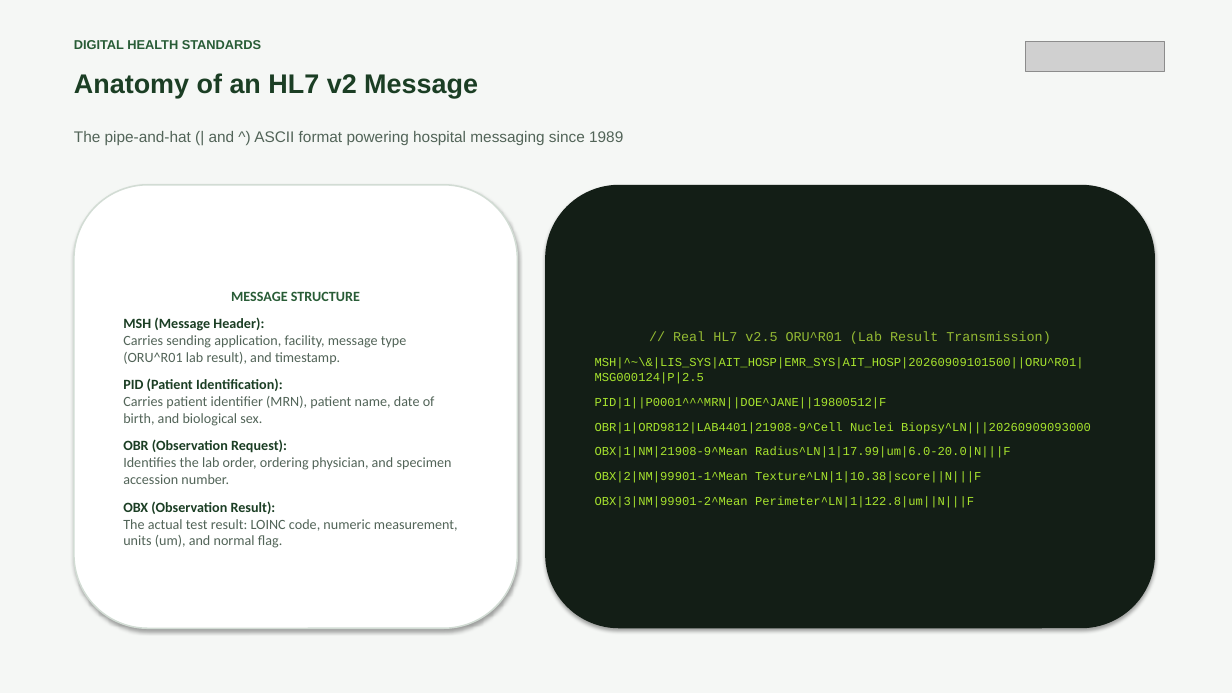
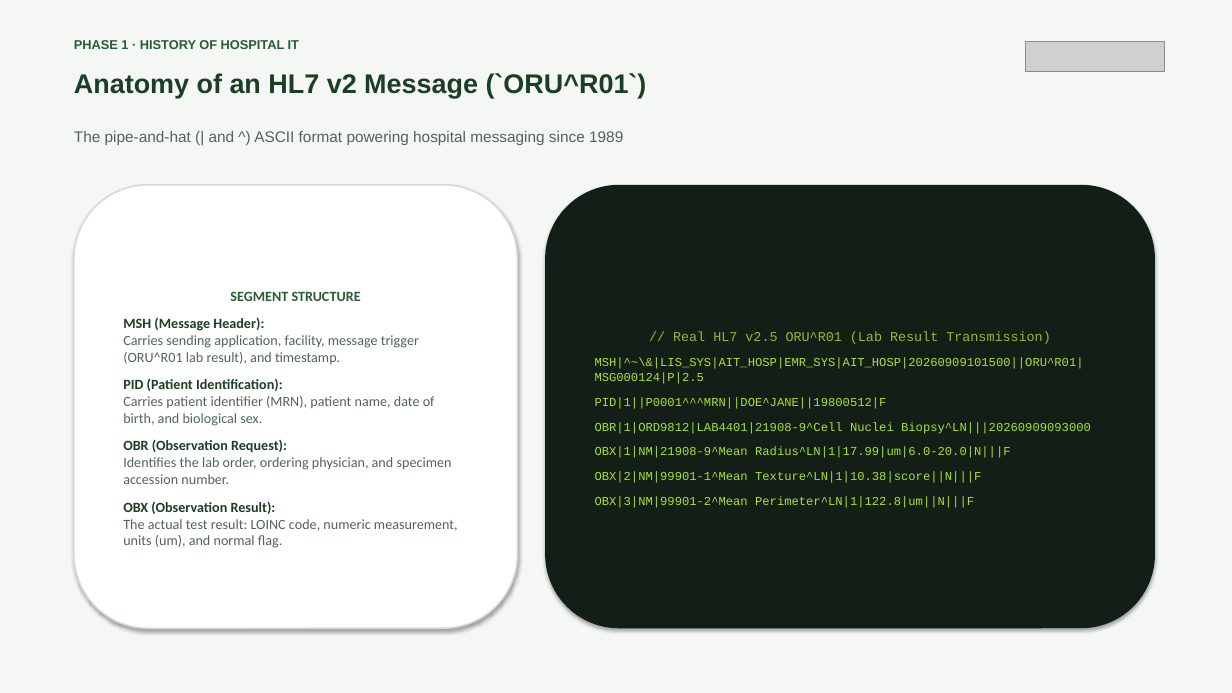
Before and after one commit to AIT-brainlab/fhir-ml-workshop, a slide deck: slide 8 of slides-morning/orientation-and-health-ai-foundations.pptx (slide 12 before the commit). Drawn at 1232x693 pixels with LibreOffice and Linux fonts; fonts in the diff are those of the drawing; grey boxes stand for pictures. Boxes give left, top, right and bottom in pixels: in the first picture for what was removed or moved away, otherwise in the second. Text is boxed around its words. In the diff, an @@ line names an element or a change of style, - is before the commit and + after.

Commit message:
Restructure morning session into 2+1 Phase architecture (29 slides)

```diff
--- a/slides-morning/orientation-and-health-ai-foundations.pptx
+++ b/slides-morning/orientation-and-health-ai-foundations.pptx
@@ text at bbox=[74, 40, 299, 49]: text changed @@
-DIGITAL HEALTH STANDARDS
+PHASE 1 · HISTORY OF HOSPITAL IT
@@ text at bbox=[74, 73, 647, 98]: text changed @@
-Anatomy of an HL7 v2 Message
+Anatomy of an HL7 v2 Message (`ORU^R01`)
@@ text in rounded rectangle at bbox=[123, 291, 419, 364]: text changed @@
-MESSAGE STRUCTURE
-MSH (Message Header):
-Carries sending application, facility, message type (ORU^R01 lab result), and timestamp.
+SEGMENT STRUCTURE
+MSH (Message Header):
+Carries sending application, facility, message trigger (ORU^R01 lab result), and timestamp.
```
Also in this commit, not shown: 11 other slides changed, 17 slides added, 15 slides removed, 3 other files.
